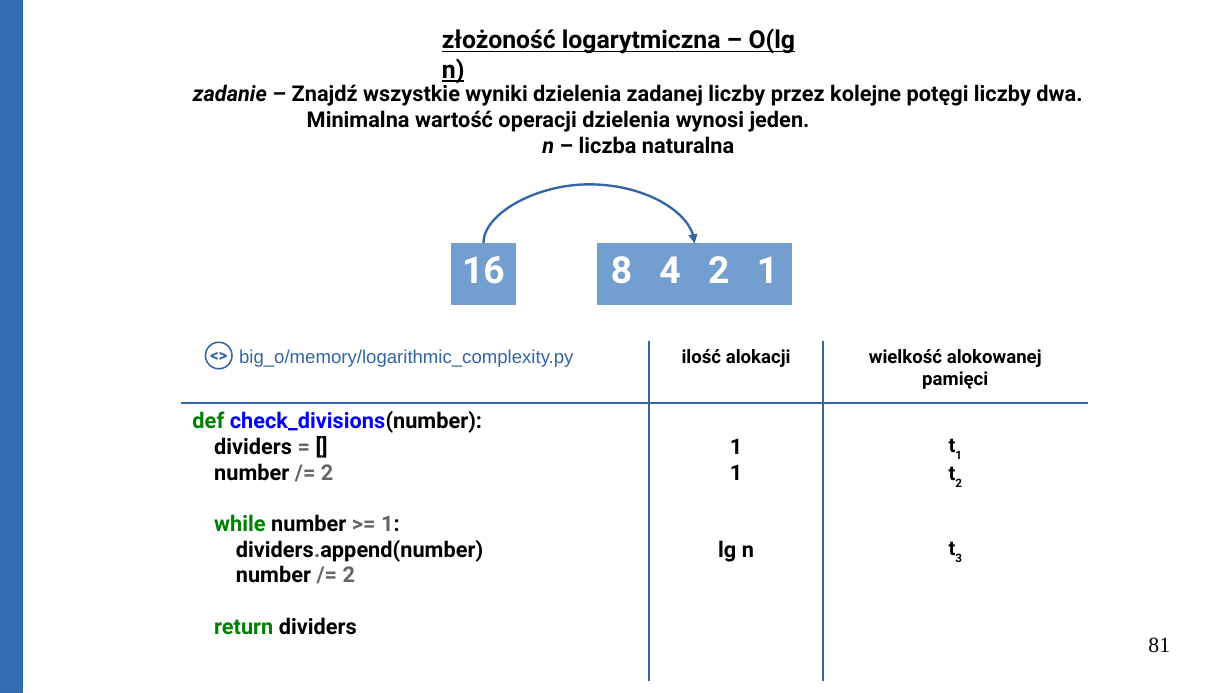
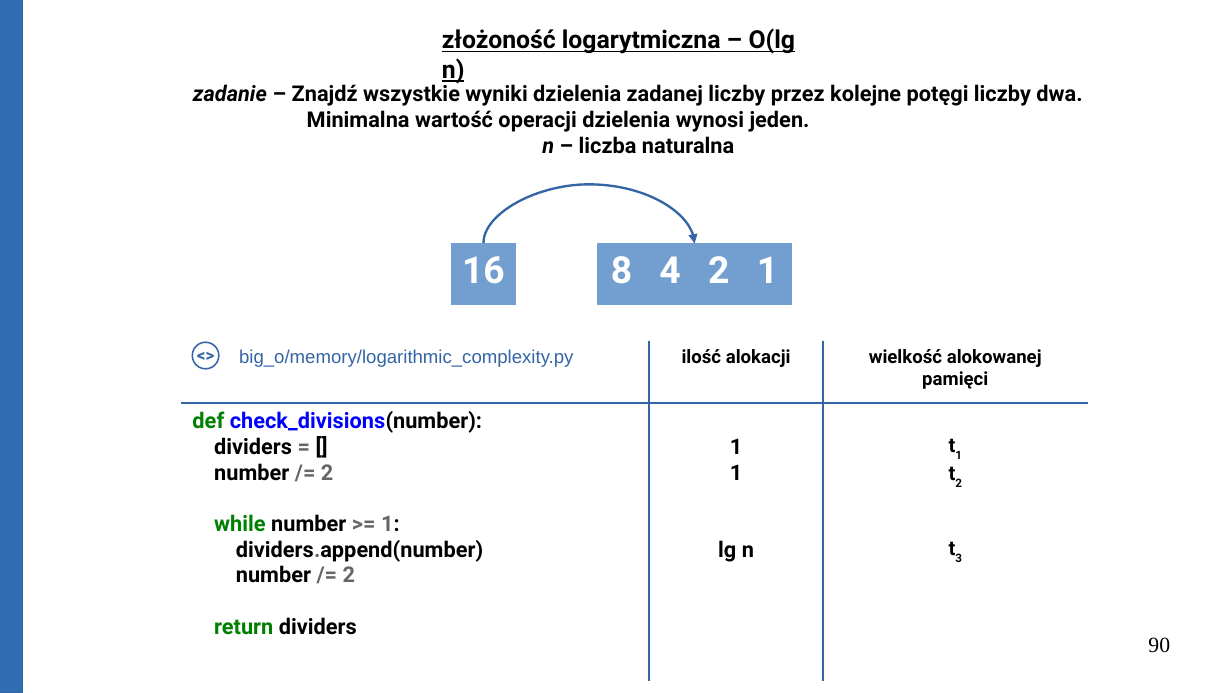
Before and after one commit to Michael-Wisniewski/algorithmic-workshop, a slide deck: slide 90 of gotowa.odp (slide 81 before the commit). Drawn at 1232x693 pixels with LibreOffice and Linux fonts; fonts in the diff are those of the drawing. Boxes give left, top, right and bottom in pixels: in the first picture for what was removed or moved away, otherwise in the second. Text is boxed around its words. In the diff, an @@ line names an element or a change of style, - is before the commit and + after.

```diff
--- a/gotowa.odp
+++ b/gotowa.odp
@@ text "<>": place and size @@
-text "<>" at <box>199,339,240,373</box>
+text "<>" at <box>186,339,227,373</box>
@@ ellipse: place and size @@
-ellipse at <box>206,342,233,369</box>
+ellipse at <box>192,342,219,369</box>
@@ page number at <box>1148,637,1170,653</box>: text changed @@
-81
+90
```
Also in this commit, not shown: 6 other slides changed, 11 slides added, 1 slide removed, 3 other files.
